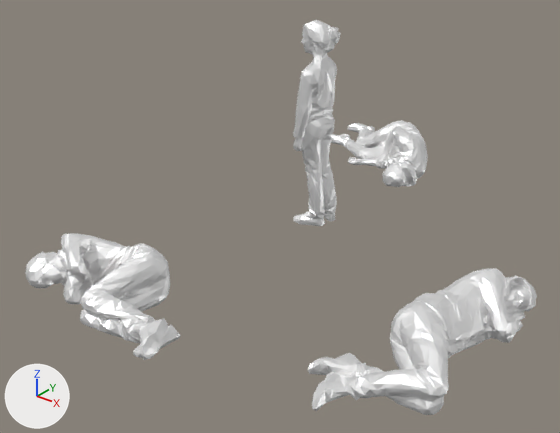
Before and after pictures for a commit that changed the glTF model src/resources/child.glb.
Both versions are drawn from a camera (50 mm lens) standing at (4.26, -5.9, 3.55) and looking at (0.14, -0.75, 0.36). The lights are fixed; the arrows at lower left show +X, +Y and +Z.

The first picture shows 'bum_1', 'bum_2', 'bum_3', 'child'.
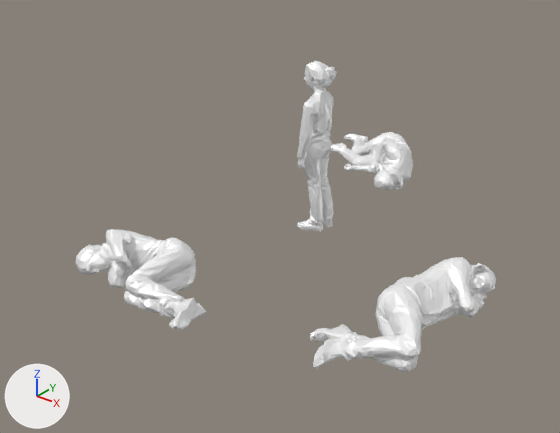
Location of each change, (x1, y1, x2, y2) in pixels of the pictures (560 x 433 px):
'bum_1', moved, rescaled (19% narrower, 22% shorter): before (308, 268, 537, 415); after (310, 257, 496, 372)
'bum_3', moved, rescaled (17% narrower, 20% shorter): before (25, 233, 181, 360); after (76, 229, 206, 330)
'child', moved, rescaled (18% narrower, 17% shorter): before (293, 20, 341, 226); after (297, 61, 336, 231)
'bum_2', moved, rescaled (15% narrower, 13% shorter): before (331, 120, 428, 187); after (331, 132, 413, 190)

Patch to the scene script:
```diff
--- a/src/resources/child.glb.py
+++ b/src/resources/child.glb.py
@@ ob_child @@
 ob_child = bpy.data.objects.new('child', me_child)
-ob_child.location = (0.049, -0.05, 1.07)
+ob_child.location = (0.097, -0.11, 0.87)
 ob_child.rotation_euler = (1.571, 0.0, -1.704)  # degrees (90, 0, -98)
-ob_child.scale = (1.23, 1.23, 1.23)
+ob_child.scale = (1.03, 1.03, 1.03)
@@ ob_bum_3 @@
 ob_bum_3 = bpy.data.objects.new('bum_3', me_bum_3)
-ob_bum_3.location = (-0.471, -2.368, 0.138)
+ob_bum_3.location = (-0.339, -2.051, 0.175)
 ob_bum_3.rotation_euler = (1.571, 0.0, 1.658)  # degrees (90, 0, 95)
+ob_bum_3.scale = (0.838, 0.838, 0.838)
@@ ob_bum_2 @@
 ob_bum_2 = bpy.data.objects.new('bum_2', me_bum_2)
-ob_bum_2.location = (-0.339, 1.935, 0.108)
+ob_bum_2.location = (-0.228, 1.552, 0.149)
 ob_bum_2.rotation_euler = (1.571, 0.0, 2.986)  # degrees (90, 0, 171)
+ob_bum_2.scale = (0.838, 0.838, 0.838)
@@ ob_bum_1 @@
 ob_bum_1 = bpy.data.objects.new('bum_1', me_bum_1)
-ob_bum_1.location = (2.129, -1.196, 0.14)
+ob_bum_1.location = (1.839, -1.07, 0.176)
 ob_bum_1.rotation_euler = (1.571, 0.0, 1.41)  # degrees (90, 0, 81)
+ob_bum_1.scale = (0.838, 0.838, 0.838)
```
